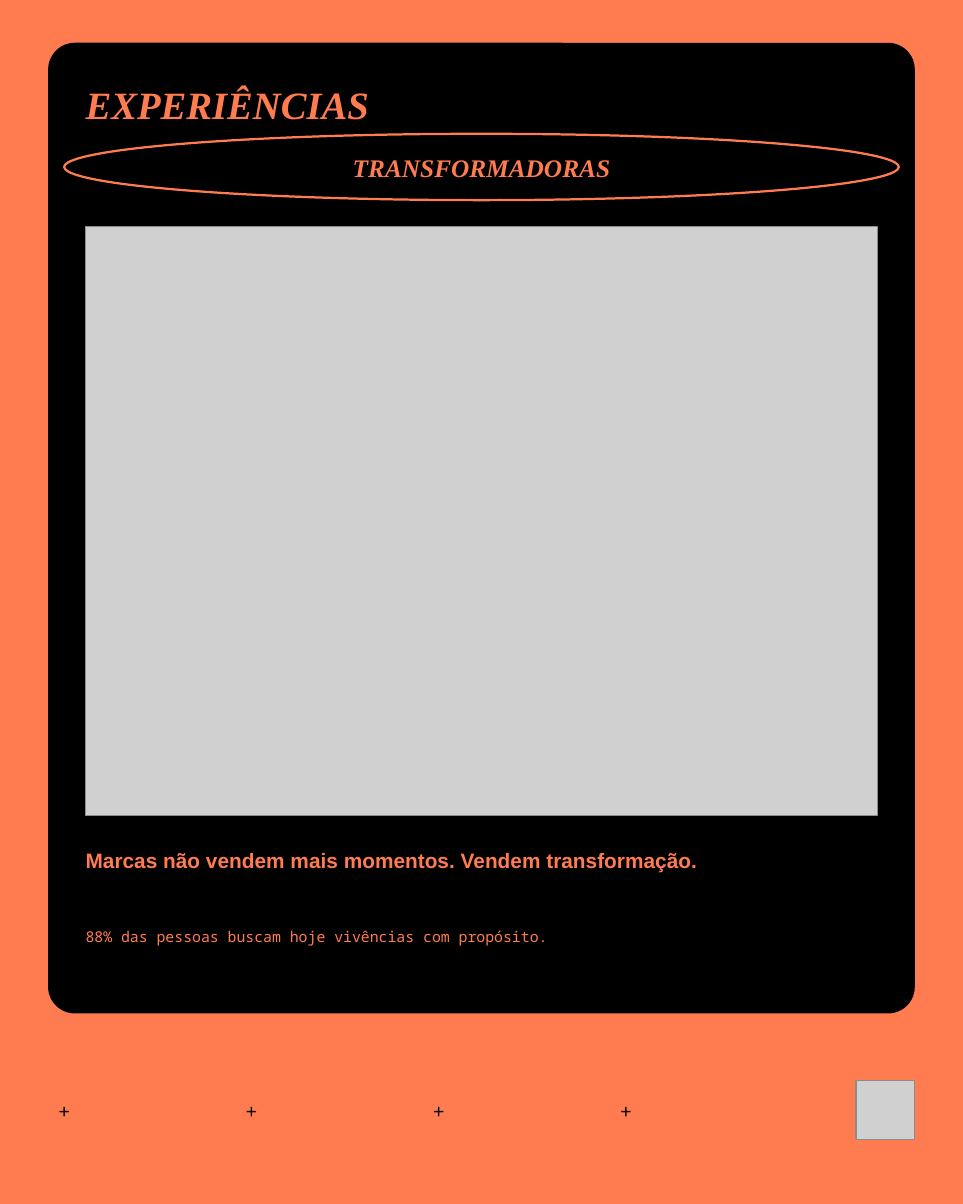
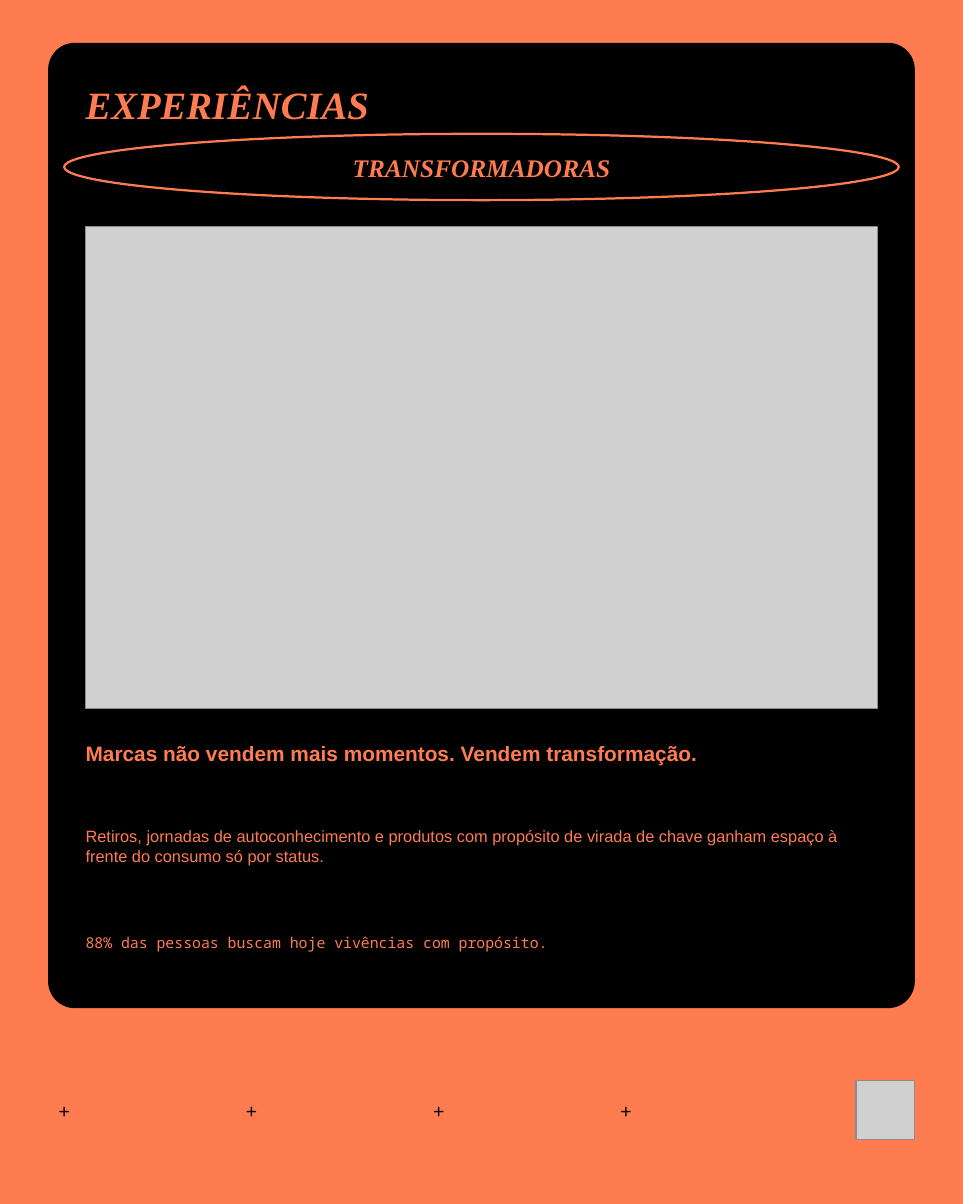
Before and after one commit to BiancaSchwanke/data-manipulation-exercises, a slide deck: slide 6 of entregas-agosto26/carrossel-instagram-agosto26.pptx. Drawn at 963x1204 pixels with LibreOffice and Linux fonts; fonts in the diff are those of the drawing; grey boxes stand for pictures. Boxes give left, top, right and bottom in pixels: in the first picture for what was removed or moved away, otherwise in the second. Text is boxed around its words. In the diff, an @@ line names an element or a change of style, - is before the commit and + after.

```diff
--- a/entregas-agosto26/carrossel-instagram-agosto26.pptx
+++ b/entregas-agosto26/carrossel-instagram-agosto26.pptx
@@ rounded rectangle: place and size @@
-rounded rectangle at (48, 43, 915, 1013)
+rounded rectangle at (48, 43, 915, 1008)
@@ picture: place and size @@
-picture at (86, 227, 877, 815)
+picture at (86, 227, 877, 708)
@@ text "Marcas não vendem mais momentos. ...": place and size @@
-text "Marcas não vendem mais momentos. ..." at (86, 853, 696, 873)
+text "Marcas não vendem mais momentos. ..." at (86, 746, 696, 766)
@@ text added at (86, 830, 837, 865), 11 pt, text #FF7C51 @@
+Retiros, jornadas de autoconhecimento e produtos com propósito de virada de chave ganham espaço à frente do consumo só por status.
@@ text "88% das pessoas buscam hoje ...": place and size @@
-text "88% das pessoas buscam hoje ..." at (86, 930, 548, 946)
+text "88% das pessoas buscam hoje ..." at (86, 936, 548, 952)
```
Also in this commit, not shown: 4 other slides changed.
